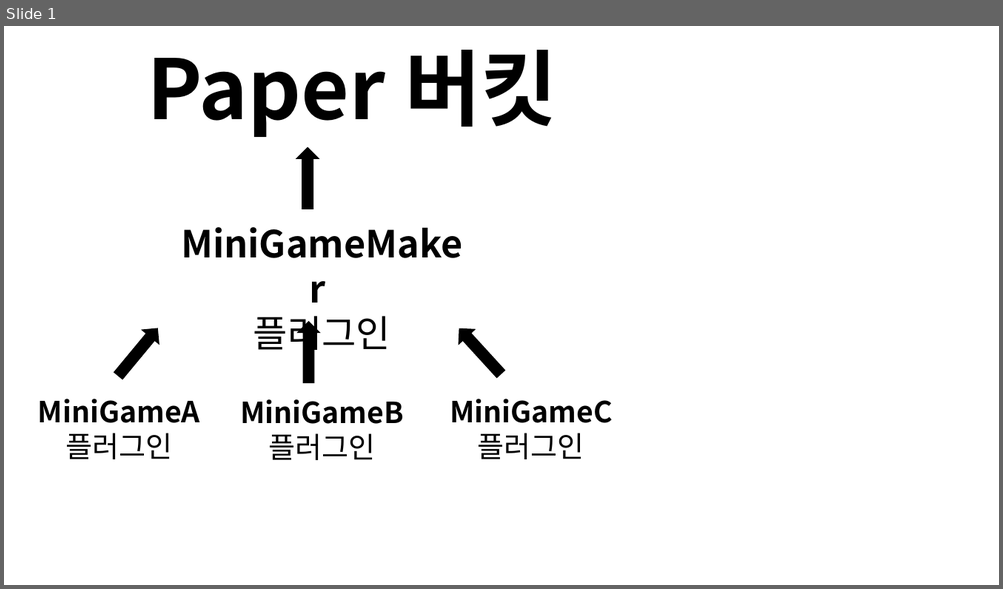
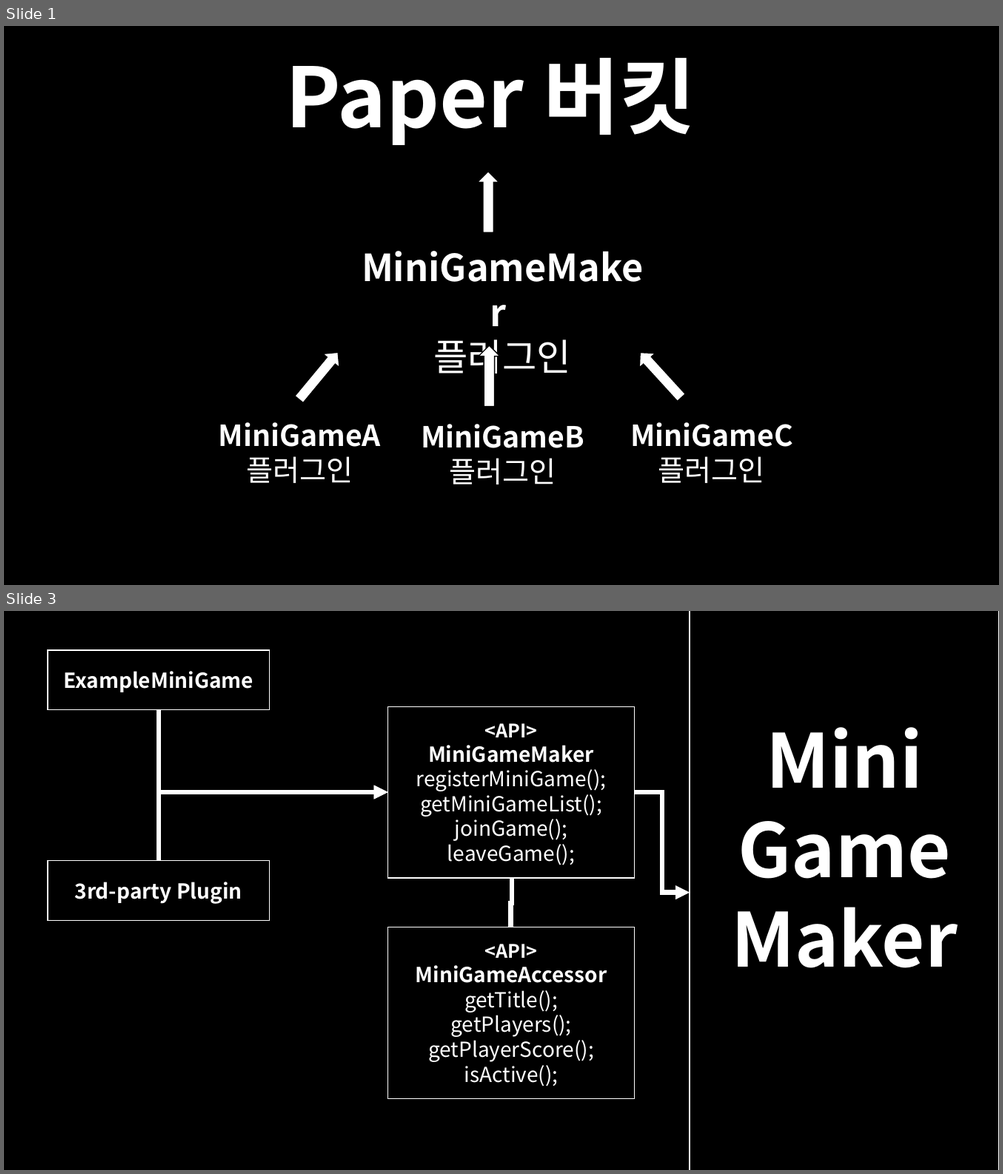
Before and after one commit to MiniGameWorlds/MiniGameWorld, a slide deck: resource/MiniGameMaker.pptx. Shown one above the other, each under a label of ours: slide 1 before the commit, slides 1 and 3 after it; the slides between them are not shown. The pictures are 1003x589 and 1003x1174 pixels, drawn with LibreOffice and Linux fonts; fonts in the diff are those of the drawing. Boxes give left, top, right and bottom in pixels: in the first picture for what was removed or moved away, otherwise in the second. Text is boxed around its words. In the diff, an @@ line names an element or a change of style, - is before the commit and + after.

```diff
--- a/resource/MiniGameMaker.pptx
+++ b/resource/MiniGameMaker.pptx
@@ slide 3 added at (4, 611, 999, 1170), background #000000 @@
@@ rectangle added at (690, 611, 999, 1170), fill #000000, outline #FFFFFF 1 pt, 72 pt, text #FFFFFF, bold @@
+Mini
+Game
+Maker
@@ rectangle added at (48, 649, 270, 709), fill #000000, outline #FFFFFF 1 pt, 20 pt, text #FFFFFF, bold @@
+ExampleMiniGame
@@ elbow arrow added from (159, 709) to (387, 792), #FFFFFF 4.5 pt @@
@@ rectangle added at (387, 706, 634, 878), fill #000000, outline #FFFFFF 1 pt, 20 pt, text #FFFFFF @@
+<API>
+MiniGameMaker
+registerMiniGame();
+getMiniGameList();
+joinGame();
+leaveGame();
@@ elbow arrow added from (159, 861) to (387, 792), #FFFFFF 4.5 pt @@
@@ elbow arrow added from (634, 792) to (690, 893), #FFFFFF 4.5 pt @@
@@ rectangle added at (48, 861, 270, 920), fill #000000, outline #FFFFFF 1 pt, 20 pt, text #FFFFFF, bold @@
+3rd-party Plugin
@@ elbow line added from (511, 928) to (512, 879), #FFFFFF 4.5 pt @@
@@ rectangle added at (387, 927, 634, 1099), fill #000000, outline #FFFFFF 1 pt, 20 pt, text #FFFFFF @@
+<API>
+MiniGameAccessor
+getTitle();
+getPlayers();
+getPlayerScore();
+isActive();
@@ slide 1 changed as well @@
@@ background #FFFFFF to #000000 @@
@@ text "Paper 버킷": place and size @@
-text "Paper 버킷" at (147, 50, 557, 137)
+text "Paper 버킷" at (285, 58, 695, 145)
@@ fill #000000 to #FFFFFF in 4 elements at (632, 345, 689, 405), (290, 346, 347, 406), (477, 172, 498, 232), (478, 346, 500, 407) @@
@@ 3 down arrows: place and size @@
-3 down arrows at (110, 147, 319, 383)
+3 down arrows at (290, 172, 500, 407)
@@ 4 texts, 1 down arrow: place and size @@
-4 texts, 1 down arrow at (38, 316, 612, 460)
+4 texts, 1 down arrow at (219, 340, 793, 485)
@@ text colour #000000 to #FFFFFF in 5 elements at (285, 58, 695, 145), (434, 340, 571, 380), (219, 423, 381, 483), (421, 424, 584, 485), (630, 423, 793, 483) @@
```
Also in this commit, not shown: 1 other slide changed, 13 other files.
